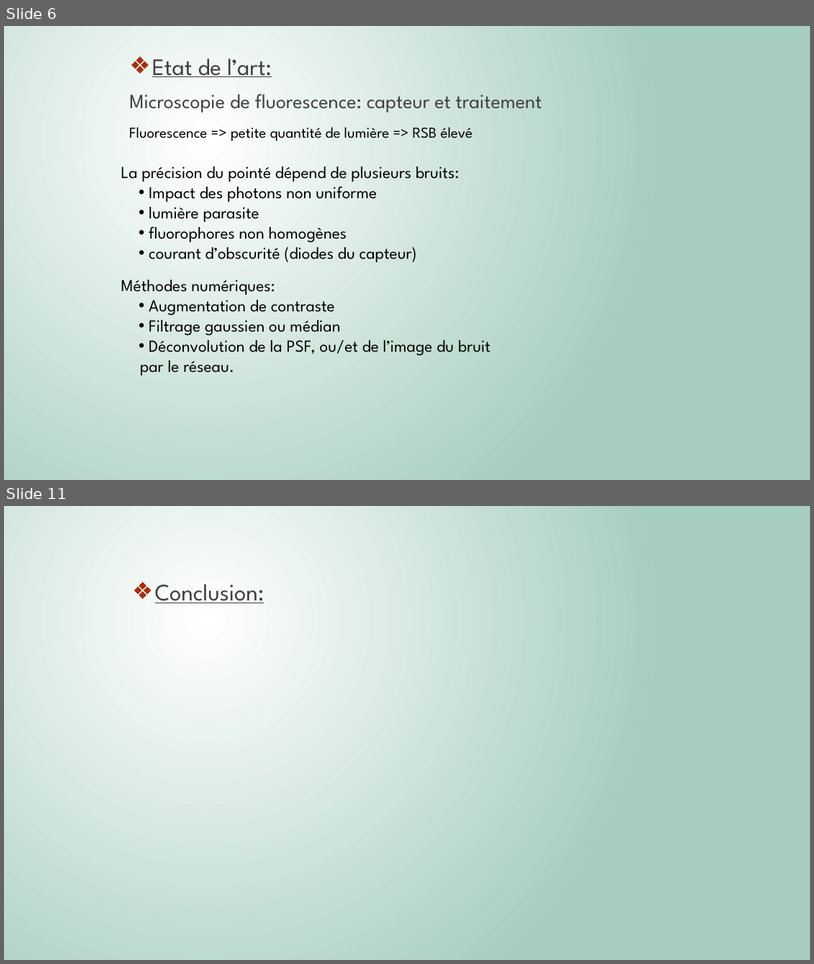
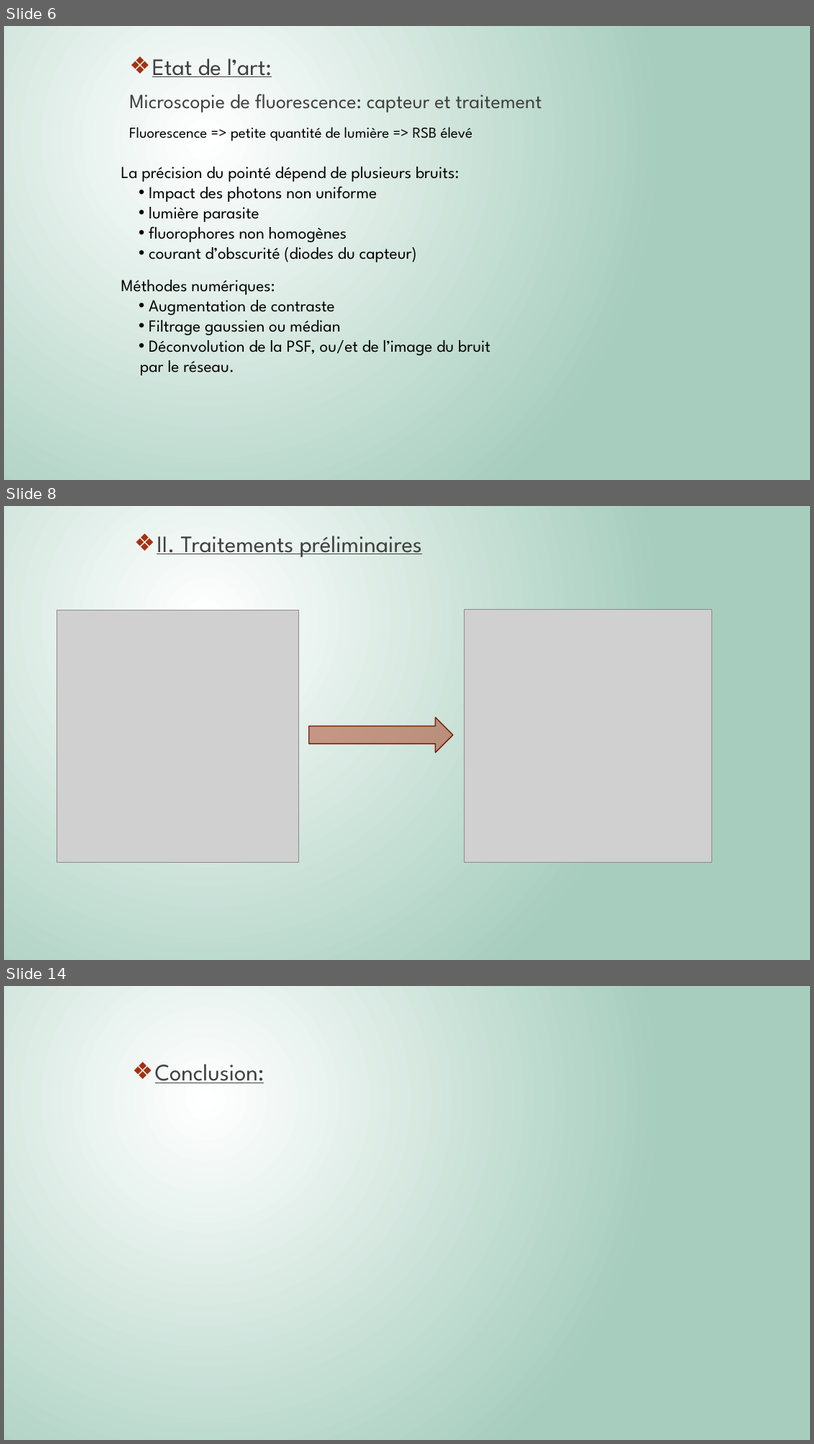
Before and after one commit to Killian-Herveau/PIMS, a slide deck: Pres_Avril/PresentationPIMSAvril.pptx. Shown one above the other, each under a label of ours: slides 6 and 11 before the commit, slides 6, 8 and 14 after it; the slides between them are not shown. The pictures are 814x964 and 814x1444 pixels, drawn with LibreOffice and Linux fonts; fonts in the diff are those of the drawing; grey boxes stand for pictures. Boxes give left, top, right and bottom in pixels: in the first picture for what was removed or moved away, otherwise in the second. Text is boxed around its words. In the diff, an @@ line names an element or a change of style, - is before the commit and + after.

```diff
--- a/Pres_Avril/PresentationPIMSAvril.pptx
+++ b/Pres_Avril/PresentationPIMSAvril.pptx
@@ slide 8 added at [4,506,810,960], background gradient #FFFFFF to #A6CDBD @@
@@ text added at [157,536,422,557], 28 pt, text #404040, underline @@
+❖ II. Traitements préliminaires
@@ picture added at [57,610,298,862] @@
@@ picture added at [464,610,712,862] @@
@@ right arrow added at [309,717,453,752], fill #A53010 at 46% opacity, outline #7A240C 1.25 pt @@
@@ what was slide 11 is now slide 14 @@
```
Also in this commit, not shown: 2 slides changed, 5 other slides added, 3 slides removed, 7 other files.
